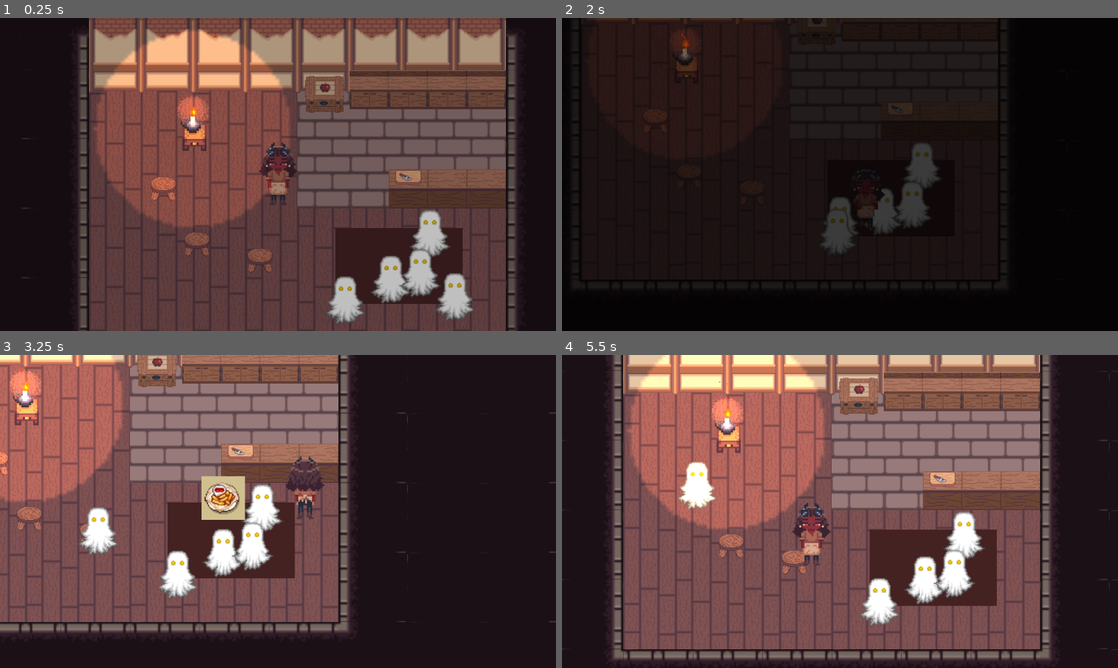
Above: before the commit, frames 1-4 (two rows, left to right).
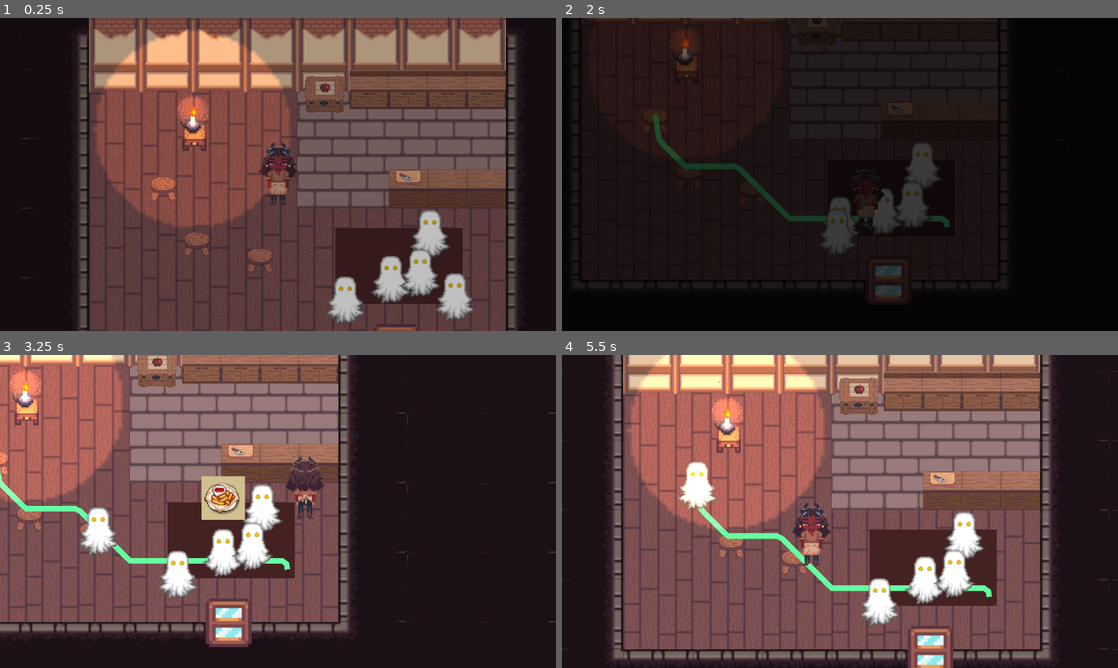
Above: after the commit, the same moments.

Repository: ikylios/GPC2022
Game: Godot game, scene res://scenes/Main.tscn
Same seed, same stepped clock (60 frames per second), same inputs: the game is played once before the commit and once after it.
Inputs:
- Up to frame 1 (0.25 s): no input
- Up to frame 2 (2 s): tap Enter (ui_accept) at 0.5, 0.77, 1.25, 1.52 s; hold D (move_right) 0.53-1.28 s; tap E (interact) at 0.6 s; hold S (move_down) from 1.28 s (still down); tap C (toss) at 1.35 s
- Up to frame 3 (3.25 s): release S (move_down) at 2.03 s; hold D (move_right) 2.03-2.78 s; tap E (interact) at 2.1 s; hold W (move_up) from 2.78 s (still down); tap C (toss) at 2.85 s; tap Enter (ui_accept) at 3.02 s
- Up to frame 4 (5.5 s): release W (move_up) at 3.53 s; hold A (move_left) 3.53-5.03 s; tap E (interact) at 3.6, 5.1 s; tap Enter (ui_accept) at 3.77, 4.52 s; tap C (toss) at 4.35 s; hold S (move_down) from 5.03 s (still down)

The runs differ from the first frame. In frame 1, 0.1% of the frame differs, in the area x 67-75%, y 97-100%; in frame 2, 1.3%; in frame 3, 1.7%; in frame 4, 1.8%, in the area x 24-78%, y 48-100%.

Commit message:
customers use path to leave establishment and destroy themselves

Diff:
--- a/src/scenes/Main.gd
+++ b/src/scenes/Main.gd
@@ -9,8 +9,8 @@
 
 
 func start_day():
+	$Restaurant.start_day()
 	$Transition_screen.transition()
-	$Restaurant.start_day()
 
 func _on_Restaurant_end_day():
 	print("all customers for the day have been served. good night.")
--- a/src/scenes/Path2D.gd
+++ /dev/null
@@ -1,11 +0,0 @@
-extends Path2D
-
-
-# Declare member variables here. Examples:
-# var a = 2
-# var b = "text"
-
-
-# Called when the node enters the scene tree for the first time.
-func _ready():
-	pass # Replace with function body.
--- a/src/scenes/PathFollow2D.gd
+++ b/src/scenes/PathFollow2D.gd
@@ -3,13 +3,13 @@
 signal finished_path
 
 func _process(delta):
-		set_offset(get_offset() + 70 * delta)
-		if get_unit_offset() == 1:
-			emit_signal("finished_path")
+	set_offset(get_offset() + 70 * delta)
+	if get_unit_offset() == 1:
+		emit_signal("finished_path")
 
 
 func set_node_to_remote_transform(node):
+	set_unit_offset(0)
 	#The NodePath to the remote node, relative to the RemoteTransform2D's position in the scene.
-	set_unit_offset(0)
 	var node_path = node.get_path()
 	$RemoteTransform2D.set_remote_node(node_path)
--- a/src/scenes/Restaurant.gd
+++ b/src/scenes/Restaurant.gd
@@ -27,8 +27,8 @@
 
 # --------------- Pathing functionalities -----------------
 
-func move_customer(customer, point):
-	var path = generate_path_to_point(customer.global_position, point.global_position)
+func move_customer(customer, target):
+	var path = generate_path_to_point(customer.global_position, target.global_position)
 	modify_curve(path)
 	$Path2D/PathFollow2D.set_node_to_remote_transform(customer)
 
@@ -37,6 +37,7 @@
 	for point in path:
 		new_curve.add_point(point, Vector2.ZERO, Vector2.ZERO)
 	$Path2D.curve = new_curve
+	$Line2D.points = $Path2D.curve.get_baked_points()
 
 func generate_path_to_point(start, end):
 	var path = $Navigation2D.get_simple_path(start, end, false)
@@ -78,10 +79,11 @@
 	free_seat.remove_from_group("free_seats")
 
 
-func leaving_seat_in_point(point):
+func leaving_seat_in_point(customer, point):
 	update_customer_count()
 	for seat in get_tree().get_nodes_in_group("taken_seats"):
 		if seat.position == point:
+			move_customer(customer, $Exit_door)
 			seat.remove_from_group("taken_seats")
 			seat.add_to_group("free_seats")
 
--- a/src/scenes/Restaurant.tscn
+++ b/src/scenes/Restaurant.tscn
@@ -12,6 +12,7 @@
 [ext_resource path="res://scenes/furniture/Counter_cutting_board.tscn" type="PackedScene" id=10]
 [ext_resource path="res://scenes/furniture/Stool.tscn" type="PackedScene" id=11]
 [ext_resource path="res://scenes/Restaurant.gd" type="Script" id=12]
+[ext_resource path="res://scenes/furniture/Exit_door.tscn" type="PackedScene" id=13]
 [ext_resource path="res://scenes/PathFollow2D.gd" type="Script" id=16]
 
 [sub_resource type="NavigationPolygon" id=62]
@@ -252,6 +253,11 @@
 1/shapes = [  ]
 1/z_index = 0
 
+[sub_resource type="Curve2D" id=64]
+_data = {
+"points": PoolVector2Array( 0, 0, 0, 0, 690, 202 )
+}
+
 [sub_resource type="Gradient" id=58]
 colors = PoolColorArray( 0.985641, 0.932652, 0.662227, 1, 1, 0, 0, 0 )
 
@@ -291,11 +297,6 @@
 gradient = SubResource( 53 )
 width = 1
 
-[sub_resource type="Curve2D" id=64]
-_data = {
-"points": PoolVector2Array( 0, 0, 0, 0, 690, 202 )
-}
-
 [node name="Restaurant" type="Node2D"]
 script = ExtResource( 12 )
 
@@ -339,6 +340,20 @@
 format = 1
 tile_data = PoolIntArray( 8, 1, 0, 9, 1, 0, 10, 1, 0, 11, 1, 0, 12, 1, 0, 13, 1, 0, 14, 1, 0, 15, 1, 0 )
 
+[node name="Path2D" type="Path2D" parent="."]
+visible = false
+curve = SubResource( 64 )
+
+[node name="PathFollow2D" type="PathFollow2D" parent="Path2D"]
+position = Vector2( 690, 202 )
+rotate = false
+loop = false
+script = ExtResource( 16 )
+
+[node name="RemoteTransform2D" type="RemoteTransform2D" parent="Path2D/PathFollow2D"]
+update_rotation = false
+update_scale = false
+
 [node name="Ingredients_box" parent="." instance=ExtResource( 5 )]
 position = Vector2( 601, 86 )
 scale = Vector2( 0.75, 0.75 )
@@ -400,18 +415,11 @@
 position = Vector2( 558, 161 )
 z_index = 1
 
-[node name="Path2D" type="Path2D" parent="."]
-visible = false
-curve = SubResource( 64 )
-
-[node name="PathFollow2D" type="PathFollow2D" parent="Path2D"]
-position = Vector2( 690, 202 )
-rotate = false
-loop = false
-script = ExtResource( 16 )
-
-[node name="RemoteTransform2D" type="RemoteTransform2D" parent="Path2D/PathFollow2D"]
-update_rotation = false
-update_scale = false
+[node name="Line2D" type="Line2D" parent="."]
+width = 5.0
+default_color = Color( 0.4, 1, 0.635294, 1 )
+
+[node name="Exit_door" parent="." instance=ExtResource( 13 )]
+position = Vector2( 667, 321 )
 
 [connection signal="finished_path" from="Path2D/PathFollow2D" to="." method="_on_PathFollow2D_finished_path"]
--- a/src/scenes/Transition_screen.gd
+++ b/src/scenes/Transition_screen.gd
@@ -15,5 +15,3 @@
 #		emit_signal("transitioned")
 		yield(get_tree().create_timer(0.75), "timeout")
 		$AnimationPlayer.play("fade_to_normal")
-#	if anim_name == "fade_to_black":
-#		print("finished fading")
--- a/src/scenes/characters/Ghost_NPC.gd
+++ b/src/scenes/characters/Ghost_NPC.gd
@@ -41,6 +41,7 @@
 	global_position = point
 
 func leave():
+	yield(get_tree().create_timer(1.0), "timeout")
 	get_parent().leaving_seat_in_point(self, global_position)
 	#global_position = Vector2(global_position.x - 30, global_position.y)
 	#yield(get_tree().create_timer(1.0), "timeout")
--- /dev/null
+++ b/src/scenes/furniture/Exit_door.gd
@@ -0,0 +1,5 @@
+extends Area2D
+
+func _on_Exit_door_area_entered(area):
+	$Door_sfx.play()
+	area.queue_free()
--- /dev/null
+++ b/src/scenes/furniture/Exit_door.tscn
@@ -0,0 +1,23 @@
+[gd_scene load_steps=5 format=2]
+
+[ext_resource path="res://assets/furniture/window.png" type="Texture" id=1]
+[ext_resource path="res://scenes/furniture/Exit_door.gd" type="Script" id=2]
+[ext_resource path="res://assets/sound/minecraft_door_close.wav" type="AudioStream" id=3]
+
+[sub_resource type="RectangleShape2D" id=1]
+extents = Vector2( 5, 4.75 )
+
+[node name="Exit_door" type="Area2D"]
+script = ExtResource( 2 )
+
+[node name="Sprite" type="Sprite" parent="."]
+texture = ExtResource( 1 )
+
+[node name="CollisionShape2D" type="CollisionShape2D" parent="."]
+position = Vector2( 0, -7.25 )
+shape = SubResource( 1 )
+
+[node name="Door_sfx" type="AudioStreamPlayer" parent="."]
+stream = ExtResource( 3 )
+
+[connection signal="area_entered" from="." to="." method="_on_Exit_door_area_entered"]
Binary file added: src/assets/furniture/window.png
Not shown, added: src/assets/furniture/window.png.import
Not shown, added: src/assets/sound/door_noise.wav.import
Not shown, added: src/assets/sound/minecraft_door_close.wav.import
Not shown: 1 places in src/scenes/Restaurant.tscn that only renumber resources
Not shown, added: src/assets/sound/door_noise.wav
Not shown, added: src/assets/sound/minecraft_door_close.wav
